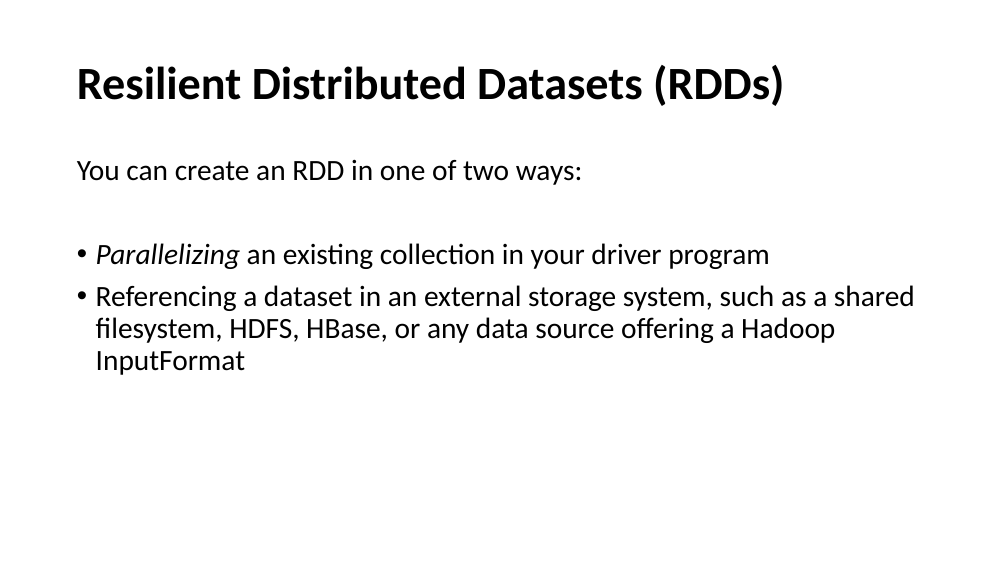
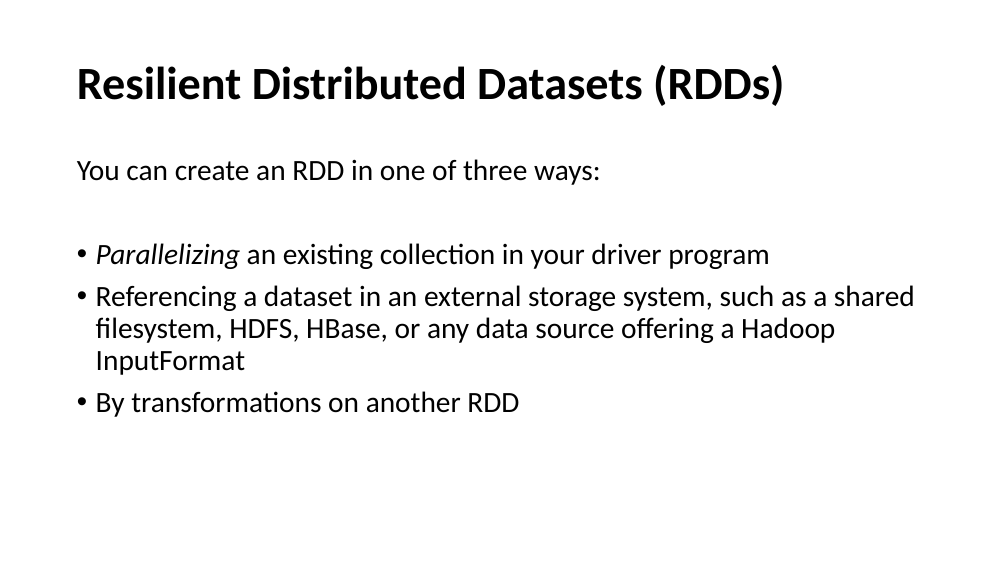
Before and after one commit to marilynwaldman/course, a slide deck: slide 3 of spark/03-RDDs/01-BasicRdds.pptx. Drawn at 1008x567 pixels with LibreOffice and Linux fonts; fonts in the diff are those of the drawing. Boxes give left, top, right and bottom in pixels: in the first picture for what was removed or moved away, otherwise in the second. Text is boxed around its words. In the diff, an @@ line names an element or a change of style, - is before the commit and + after.

Commit message:
updated rdd lecture

```diff
--- a/spark/03-RDDs/01-BasicRdds.pptx
+++ b/spark/03-RDDs/01-BasicRdds.pptx
@@ text at (77,159,601,185): text changed @@
-You can create an RDD in one of two ways:
+You can create an RDD in one of three ways:
@@ text at (96,391,519,417): paragraph added @@
+• By transformations on another RDD
```
Also in this commit, not shown: 2 other slides changed, 6 other files.
